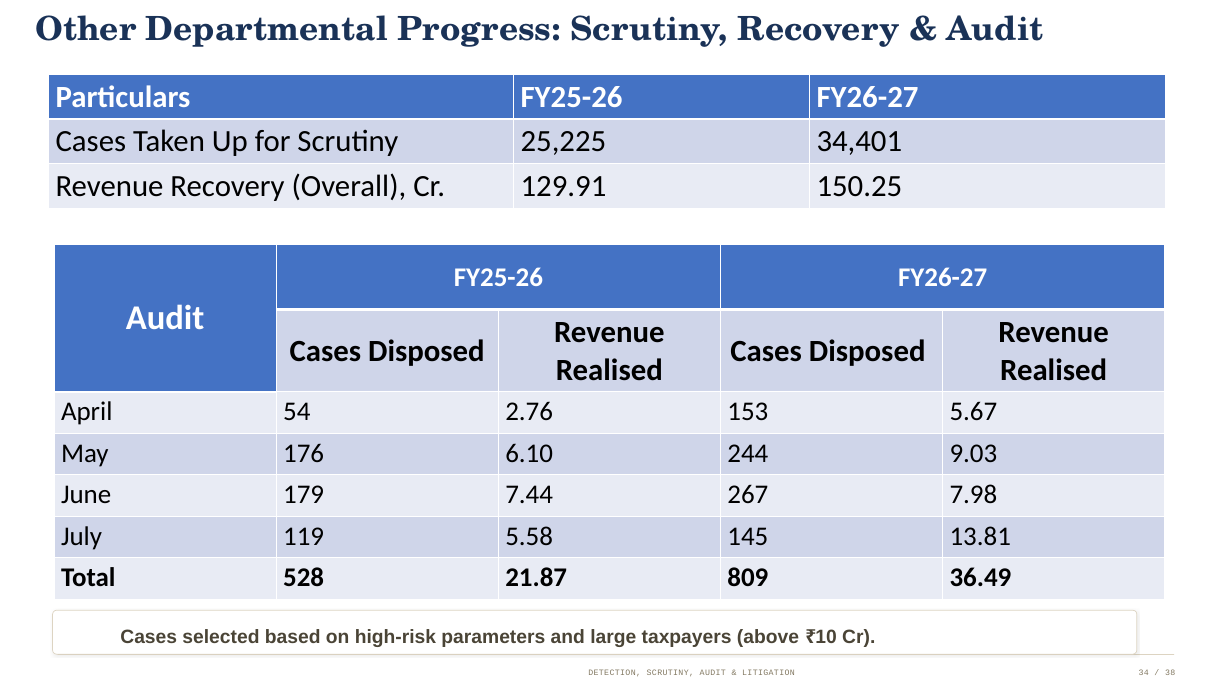
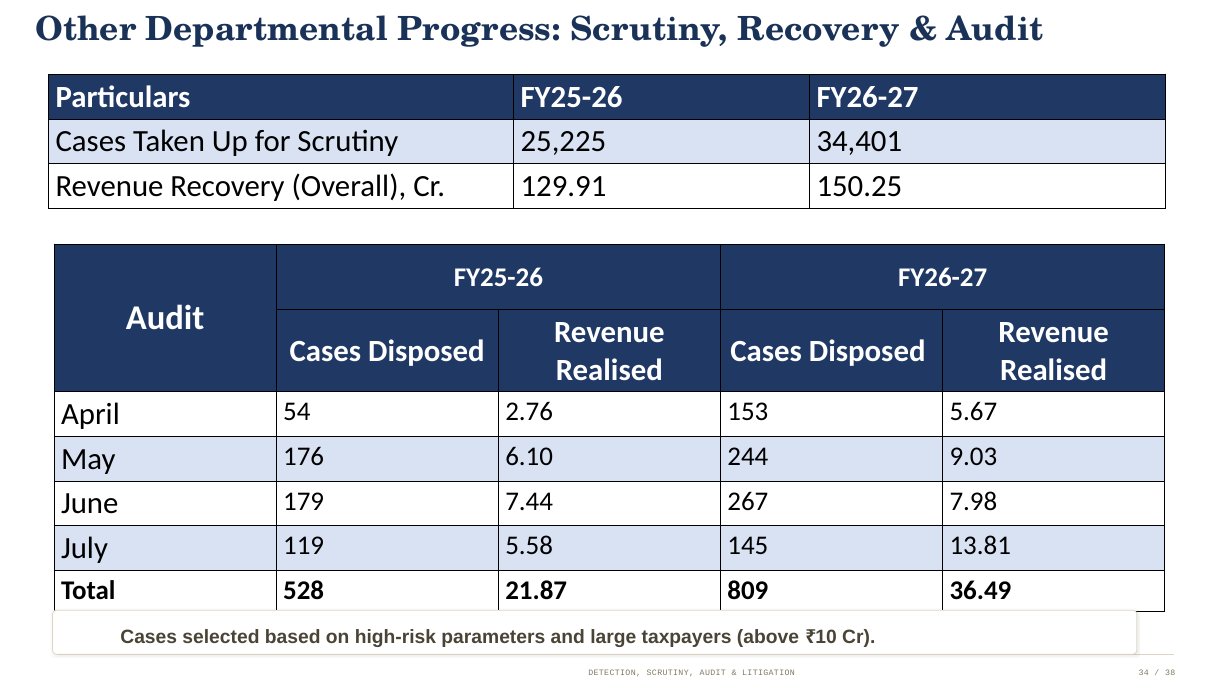
Before and after one commit to ITMSAnalyticsTeam/Common_Folder, a slide deck: slide 23 of Sanjay/CS Sir meeting 31 July_V3_Cloud.pptx. Drawn at 1232x693 pixels with LibreOffice and Linux fonts; fonts in the diff are those of the drawing. Boxes give left, top, right and bottom in pixels: in the first picture for what was removed or moved away, otherwise in the second. Text is boxed around its words. In the diff, an @@ line names an element or a change of style, - is before the commit and + after.

```diff
--- a/Sanjay/CS Sir meeting 31 July_V3_Cloud.pptx
+++ b/Sanjay/CS Sir meeting 31 July_V3_Cloud.pptx
@@ table at [49, 74, 1165, 206] @@
@@ fill #4472C4 to #203864 in row 1 @@
@@ fill #CFD5EA to #4472C4 at 20% opacity in row 2 @@
@@ fill #E9EBF5 to none in row 3 @@
@@ borders changed @@
@@ table at [54, 244, 1166, 607] @@
@@ fill #4472C4 to #203864 in 3 cells @@
@@ fill #CFD5EA to #203864 in 4 cells @@
@@ fill #E9EBF5 to none in 15 cells @@
@@ fill #CFD5EA to #4472C4 at 20% opacity in 10 cells @@
@@ text colour #000000 to #FFFFFF in "Cases Disposed", "Revenue Realised", "Cases Disposed", "Revenue Realised" @@
@@ size 28 to 32 pt in "April", "May", "June", "July" @@
@@ borders changed @@
```
Also in this commit, not shown: 1 other file.
